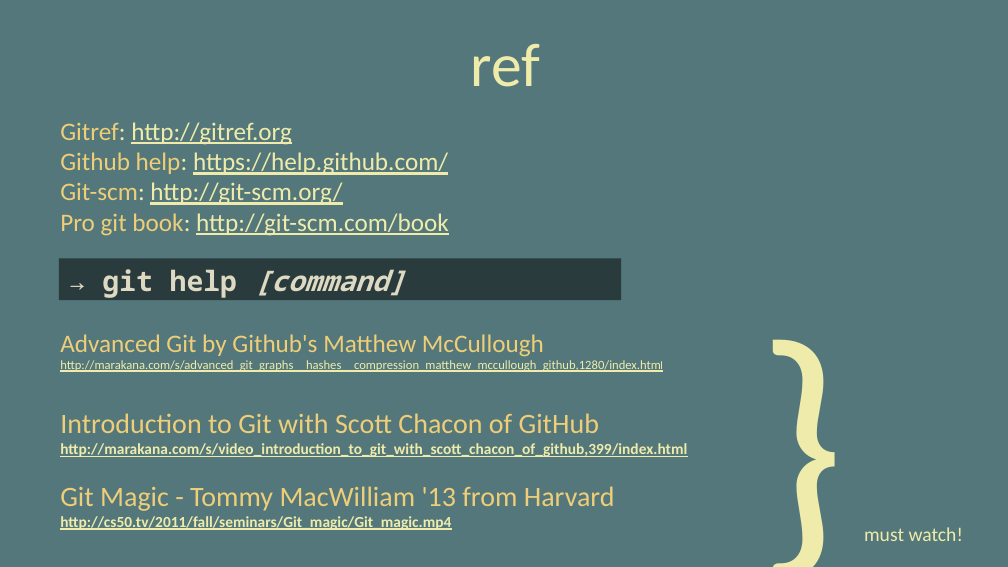
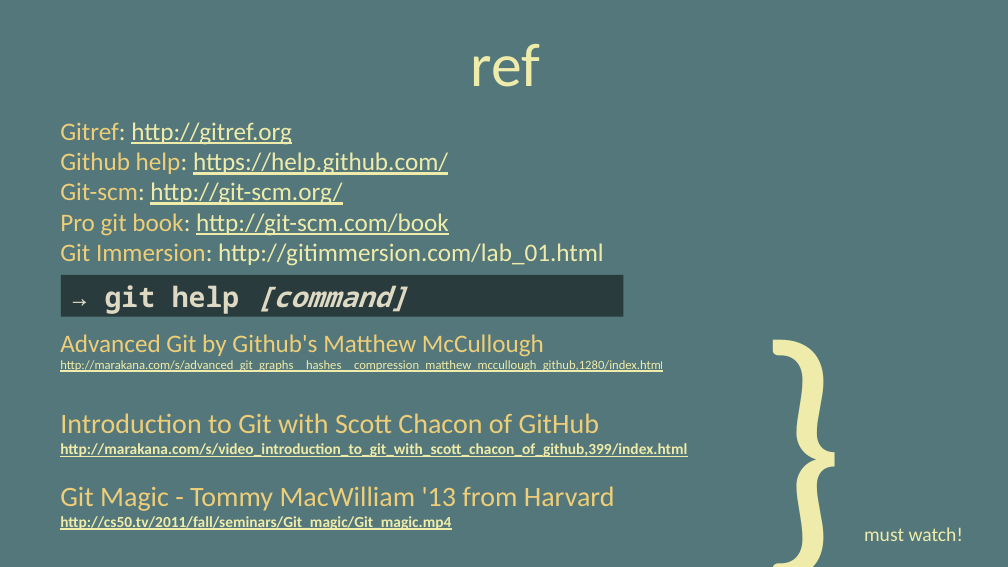
Before and after one commit to vinhnx/Git-for-beginners, a slide deck: slide 43 of git-beginner.pptx (slide 37 before the commit). Drawn at 1008x567 pixels with LibreOffice and Linux fonts; fonts in the diff are those of the drawing. Boxes give left, top, right and bottom in pixels: in the first picture for what was removed or moved away, otherwise in the second. Text is boxed around its words. In the diff, an @@ line names an element or a change of style, - is before the commit and + after.

Commit message:
updated slide

```diff
--- a/git-beginner.pptx
+++ b/git-beginner.pptx
@@ text at bbox=[60, 243, 604, 266]: paragraph added @@
+Git Immersion: http://gitimmersion.com/lab_01.html
@@ rectangle "→ git help [command]": place and size @@
-rectangle "→ git help [command]" at bbox=[58, 258, 621, 300]
+rectangle "→ git help [command]" at bbox=[61, 275, 624, 318]
```
Also in this commit, not shown: 1 slide removed, 1 other file.
